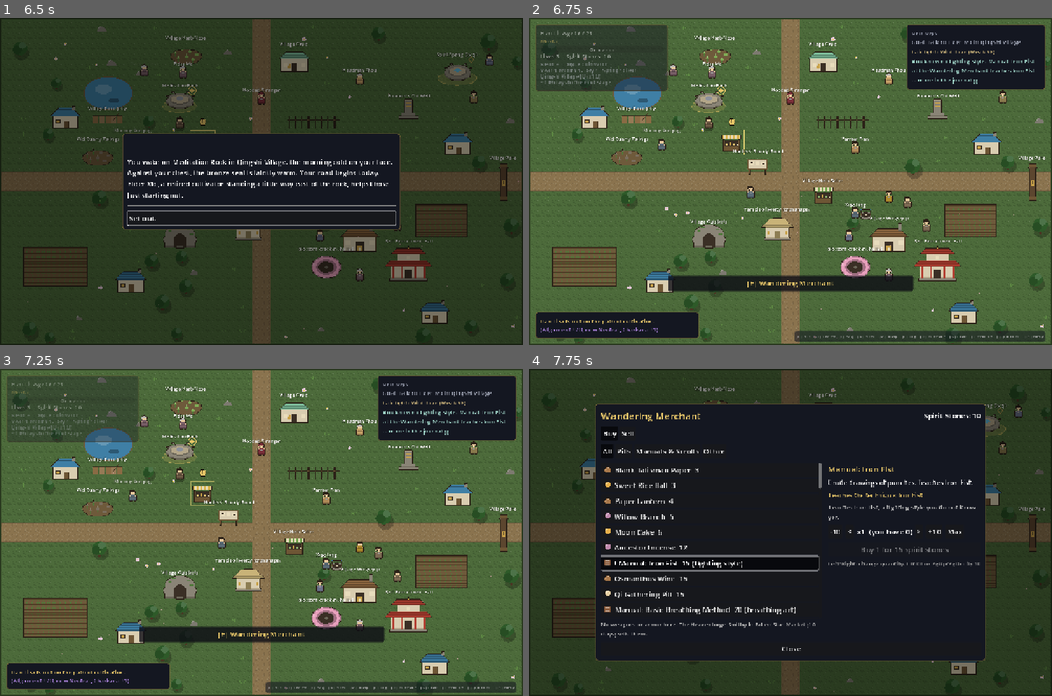
Above: before the commit, frames 1-4 (two rows, left to right).
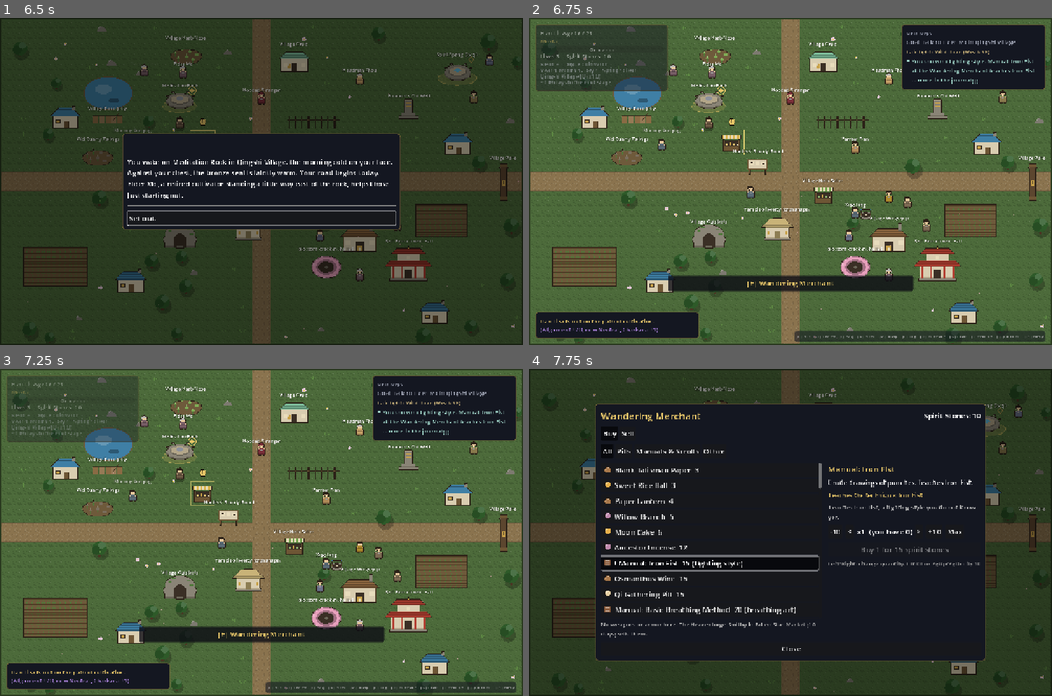
Above: after the commit, the same moments.

Repository: samridghimire/cultivation-game
Game: Godot game, scene res://src/ui/main_menu.tscn
The game is run twice, just before and just after one commit, with the same random seed, the same clock (stepped at 60 frames per second) and the same inputs.
Inputs (mouse positions are in pixels of both pictures, inside the frame that each line leads up to):
- Up to frame 1 (6.5 s): click "New Game" at 0.5 s; click "Begin" at 1.25 s; click "Reach for it." at 2 s; click "Protect those who cannot prot…" at 2.75 s; click "What are you?" at 3.5 s; click "Why me?" at 4.25 s; click "What are you?" at 5 s; click "..." at 5.75 s
- Up to frame 2 (6.75 s): click "Set out." at 6.5 s
- Up to frame 3 (7.25 s): no input
- Up to frame 4 (7.75 s): tap Enter (ui_accept) at 7.25, 7.52 s; move the mouse to (905, 516) at 7.27 s; hold D (move_right) from 7.28 s (still down); hold E (interact) from 7.28 s (still down); click (905, 516) at 7.42 s

Frame 1 is identical in both runs. In frame 2, 0.7% of the frame differs, in the area x 71-97%, y 2-22%; in frame 3, 0.7%; in frame 4, nothing differs.

Commit message:
[WU-406] Hint bullet beside the label, not in leading spaces
The "●" badge now lives in an HBoxContainer next to the autowrapped hint label (hint_indent() removed), so
Godot's edge-space trimming can no longer swallow it. test_hud_hint asserts geometry (badge clear of the
text, no gap when hidden). screenshot_first_hour.gd gains greeting_bubble and folk_asker shots.

Viewed hud_arrival at 1280x800: the bullet sits left of "You know no fighting style", first letter clear.
folk_asker shows the gold "!" over the asking villager. In greeting_bubble no bubble text rendered in
the capture and that villager stands under the Next-steps card (which fades as designed); not fixed here.

Follow-ups: greeting_bubble shot shows no bubble (check VillagerGreeting.show_bubble timing/Settings in the shot script);
pick a villager clear of the HUD cards for these shots.

Co-Authored-By: Claude Sonnet 5.5 <noreply@anthropic.com>
Claude-Session: https://claude.ai/code/session_01L4vu8ycUnawgaYx7xMa1DC

Diff:
--- a/src/ui/hud.gd
+++ b/src/ui/hud.gd
@@ -439,11 +439,17 @@
 	_hint = UIStyle.label("", 14, Color("9fd3c7"))
 	_hint.autowrap_mode = TextServer.AUTOWRAP_WORD_SMART
 	_hint.custom_minimum_size = Vector2(316, 0)
-	box.add_child(_hint)
+	# WU-406: the bullet sits beside the label (not in leading spaces, which autowrap trims).
+	var hint_row := HBoxContainer.new()
+	hint_row.add_theme_constant_override("separation", 4)
+	box.add_child(hint_row)
 	_hint_badge = UIStyle.label("●", 9, Color("9fd3c7"))  # GFX-017: a real bullet, not a thin "!" that reads as a bar
-	_hint_badge.position = Vector2(0, 3)
+	_hint_badge.size_flags_vertical = Control.SIZE_SHRINK_BEGIN
 	_hint_badge.visible = false
-	_hint.add_child(_hint_badge)
+	hint_row.add_child(_hint_badge)
+	_hint.size_flags_horizontal = Control.SIZE_EXPAND_FILL
+	hint_row.add_child(_hint)
+	_hint.visibility_changed.connect(func() -> void: hint_row.visible = _hint.visible)
 	add_child(panel)
 	_key_bar = UIStyle.label("", 12, Color(0.7, 0.7, 0.7, 0.85))
 	_key_bar.horizontal_alignment = HORIZONTAL_ALIGNMENT_RIGHT
@@ -736,21 +742,13 @@
 	var out: Array = []
 	var cut := false
 	for i in lines.size():
-		out.append((hint_indent() if i == 0 and marked else "> ") + cap_hint(lines[i]))
+		out.append(("" if i == 0 and marked else "> ") + cap_hint(lines[i]))
 		cut = cut or cap_hint(lines[i]) != lines[i]
 	_hint_full = "\n".join(out)
 	_hint.text = _hint_full
 	# WU-315: mouse hover shows the whole text when a line was cut.
 	_hint.tooltip_text = "\n".join(lines) if cut else ""
 	_hint.mouse_filter = Control.MOUSE_FILTER_PASS
-
-
-## WU-404: spaces wide enough to clear the "●" badge (its width + 4 px) so the bullet never covers a letter.
-func hint_indent() -> String:
-	var font := _hint.get_theme_font("font")
-	var space_w := maxf(1.0, font.get_string_size(" ", HORIZONTAL_ALIGNMENT_LEFT, -1, 14).x)
-	var badge_w := _hint_badge.get_minimum_size().x
-	return " ".repeat(int(ceil((badge_w + 4.0) / space_w)))
 
 
 ## Names of the places and NPCs in the current region (what the world marks with its "!" badge).
--- a/tests/sim/screenshot_first_hour.gd
+++ b/tests/sim/screenshot_first_hour.gd
@@ -55,6 +55,22 @@
 					world.get_node("Player").position = node.position + Vector2(0, 50), "close": func() -> void: pass})
 		return
 	shots.append({"name": "hud_arrival", "open": func() -> void: pass, "close": func() -> void: pass})
+	# WU-406: a generated villager's greeting bubble, and one with the gold "!" for a folk request.
+	var villager := _generated_villager()
+	if villager != null:
+		shots.append({"name": "greeting_bubble", "open": func() -> void:
+			world.get_node("Player").position = villager.position + Vector2(40, 30)
+			world.set("_greeted", {})
+			world.call("_check_greetings"), "close": func() -> void: _clear_bubble()})
+		shots.append({"name": "folk_asker", "open": func() -> void:
+			c.letter_requests.append({"npc_id": villager.npc_id, "item": "spirit_herb", "count": 3, "until": root.get_node("GameClock").total_days + 20, "favor": 5, "effects": {}, "source": "folk", "text": ""})
+			villager.call("refresh_request")
+			world.get_node("Player").position = villager.position + Vector2(40, 30)
+			world.set("_greeted", {})
+			world.call("_check_greetings"), "close": func() -> void:
+			_clear_bubble()
+			c.letter_requests.clear()
+			villager.call("refresh_request")})
 	# WU-385: the HUD of a brand-new sect member (Azure Cloud Outer Disciple, Qi Refining 1, Qingshi Village).
 	var sect_saved: Array = []
 	shots.append({"name": "hud_after_sect", "open": func() -> void:
@@ -103,6 +119,21 @@
 			shots.append({"name": action.trim_prefix("toggle_"), "open": s.open, "close": s.close, "wait_banner": true})
 
 
+## A generated (non-data) villager node of the world, null when none spawned.
+func _generated_villager() -> Node2D:
+	for node in world.get_children():
+		if node.has_method("get_options") and node.get("npc_id") != null and not root.get_node("GameState").data.npcs.has(node.npc_id):
+			return node
+	return null
+
+
+func _clear_bubble() -> void:
+	var bubble: Variant = world.get("_greet_bubble")
+	if bubble != null and is_instance_valid(bubble):
+		(bubble as Node).queue_free()
+	world.set("_greet_bubble", null)
+
+
 ## `--fight=beast|cultivator` picks the combat_report foe (default: the boar).
 func _fight_foe() -> String:
 	for arg in OS.get_cmdline_user_args():
--- a/tests/unit/test_hud_hint.gd
+++ b/tests/unit/test_hud_hint.gd
@@ -1,19 +1,55 @@
 extends TestCase
-## WU-404: the hint bullet badge never covers the first letter of the hint.
+## WU-406: the hint bullet badge sits beside the hint text, never over its first letter.
 
 
-func test_badge_clears_hint_text() -> void:
+func _hud() -> CanvasLayer:
 	var tree := Engine.get_main_loop() as SceneTree
 	var gs: Node = tree.root.get_node("GameState")
 	gs.start_session(new_character())
 	var hud: CanvasLayer = load("res://src/ui/hud.tscn").instantiate()
 	tree.root.add_child(hud)
+	return hud
+
+
+## Containers only lay out while visible in the tree: show `node` and every ancestor up to the HUD.
+func _show_chain(hud: Node, node: Control) -> void:
+	var n: Node = node
+	while n != null and n != hud:
+		if n is CanvasItem:
+			(n as CanvasItem).visible = true
+		n = n.get_parent()
+
+
+func test_badge_clears_hint_text() -> void:
+	var tree := Engine.get_main_loop() as SceneTree
+	var hud := _hud()
 	var hint: Label = hud.get("_hint")
 	var badge: Label = hud.get("_hint_badge")
-	var indent: String = hud.call("hint_indent")
-	var font := hint.get_theme_font("font")
-	var text_left := font.get_string_size(indent, HORIZONTAL_ALIGNMENT_LEFT, -1, 14).x
-	var badge_right := badge.position.x + badge.get_minimum_size().x
-	assert_true(badge_right <= text_left, "badge right %s <= text left %s" % [badge_right, text_left])
+	hud.call("_set_hint_text", PackedStringArray(["Go to the Village Clinic to heal."]))
+	badge.visible = true
+	await tree.process_frame
+	_show_chain(hud, badge)  # after the HUD's own refresh, which hides the empty card
+	await tree.process_frame
+	await tree.process_frame
+	assert_true(not hint.text.begins_with(" "), "no leading spaces: '%s'" % hint.text)
+	assert_true(badge.get_global_rect().end.x + 2.0 <= hint.get_global_rect().position.x,
+		"badge %s clear of hint %s" % [badge.get_global_rect(), hint.get_global_rect()])
 	hud.queue_free()
 	await tree.process_frame
+
+
+func test_hidden_badge_leaves_no_gap() -> void:
+	var tree := Engine.get_main_loop() as SceneTree
+	var hud := _hud()
+	var hint: Label = hud.get("_hint")
+	var goal: Label = hud.get("_goal")
+	hud.call("_set_hint_text", PackedStringArray(["Rest a while."]))
+	hud.get("_hint_badge").visible = false
+	await tree.process_frame
+	goal.visible = true
+	_show_chain(hud, hint)
+	await tree.process_frame
+	await tree.process_frame
+	assert_eq(hint.get_global_rect().position.x, goal.get_global_rect().position.x)
+	hud.queue_free()
+	await tree.process_frame
